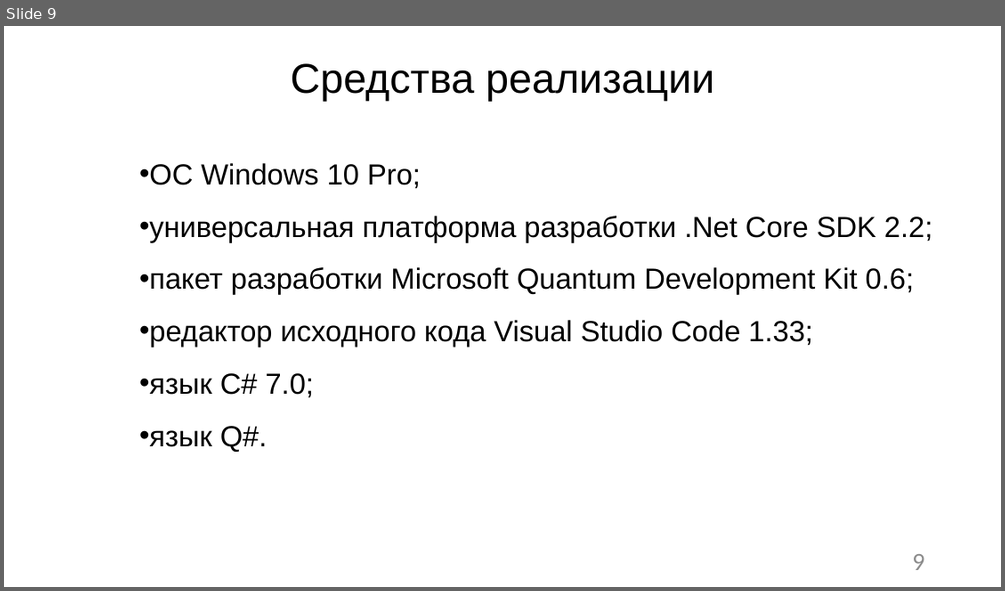
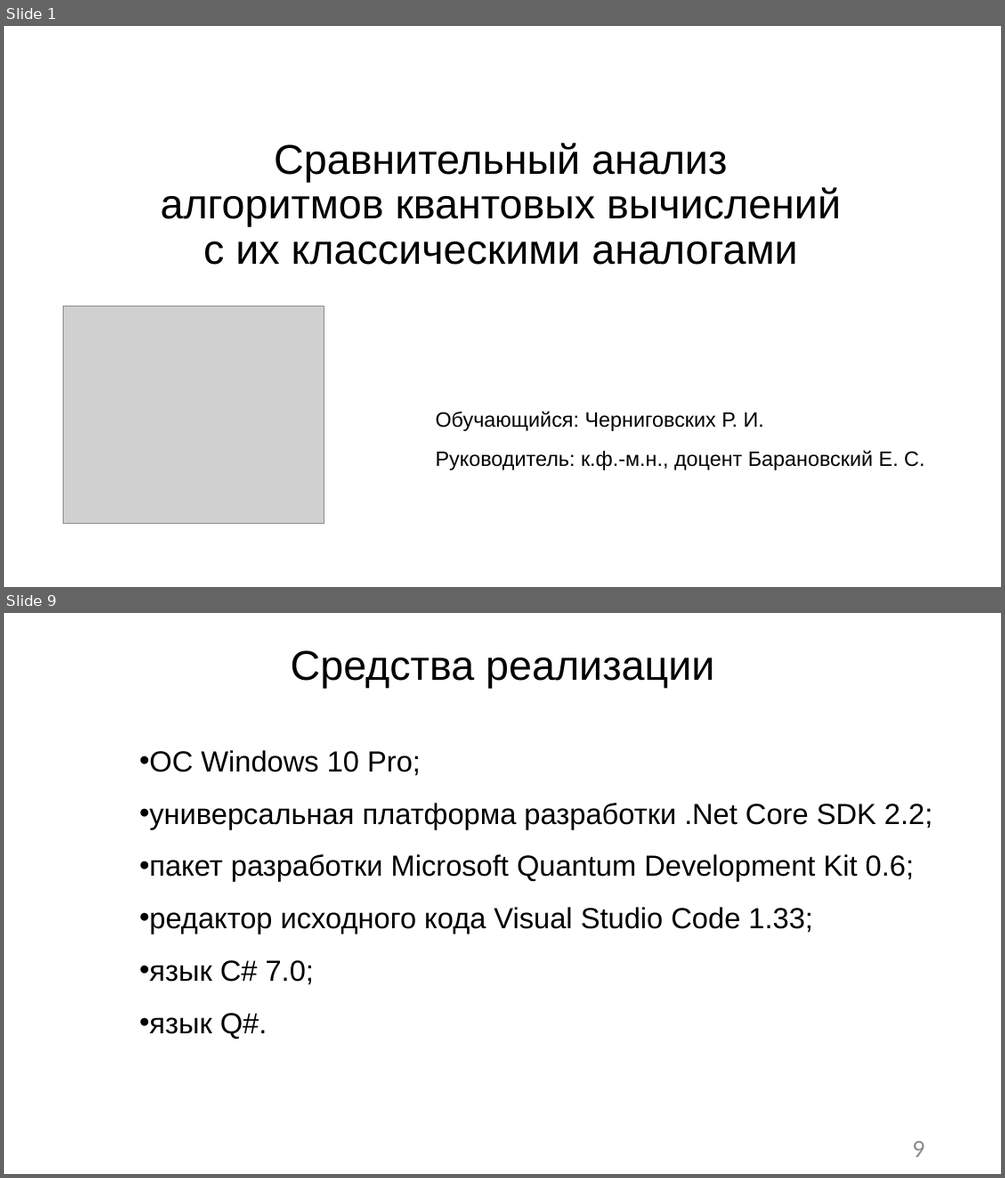
Before and after one commit to R0manych/Diploma2019, a slide deck: Черниговских 2к 14гр.pptx. Shown one above the other, each under a label of ours: slide 9 before the commit, slides 1 and 9 after it; the slides between them are not shown. The pictures are 1005x591 and 1005x1178 pixels, drawn with LibreOffice and Linux fonts; fonts in the diff are those of the drawing; grey boxes stand for pictures. Boxes give left, top, right and bottom in pixels: in the first picture for what was removed or moved away, otherwise in the second. Text is boxed around its words. In the diff, an @@ line names an element or a change of style, - is before the commit and + after.

```diff
--- a/Черниговских 2к 14гр.pptx
+++ b/Черниговских 2к 14гр.pptx
@@ slide 1 added at <box>4,26,1001,587</box>, background #FFFFFF @@
@@ subtitle added at <box>161,143,924,470</box>, 40 pt, text #000000 @@
+Сравнительный анализ
+алгоритмов квантовых вычислений
+с их классическими аналогами
+Обучающийся: Черниговских Р. И.
+Руководитель: к.ф.-м.н., доцент Барановский Е. С.
@@ picture added at <box>63,306,324,524</box> @@
```
Also in this commit, not shown: 17 slides changed, 1 slide removed.
